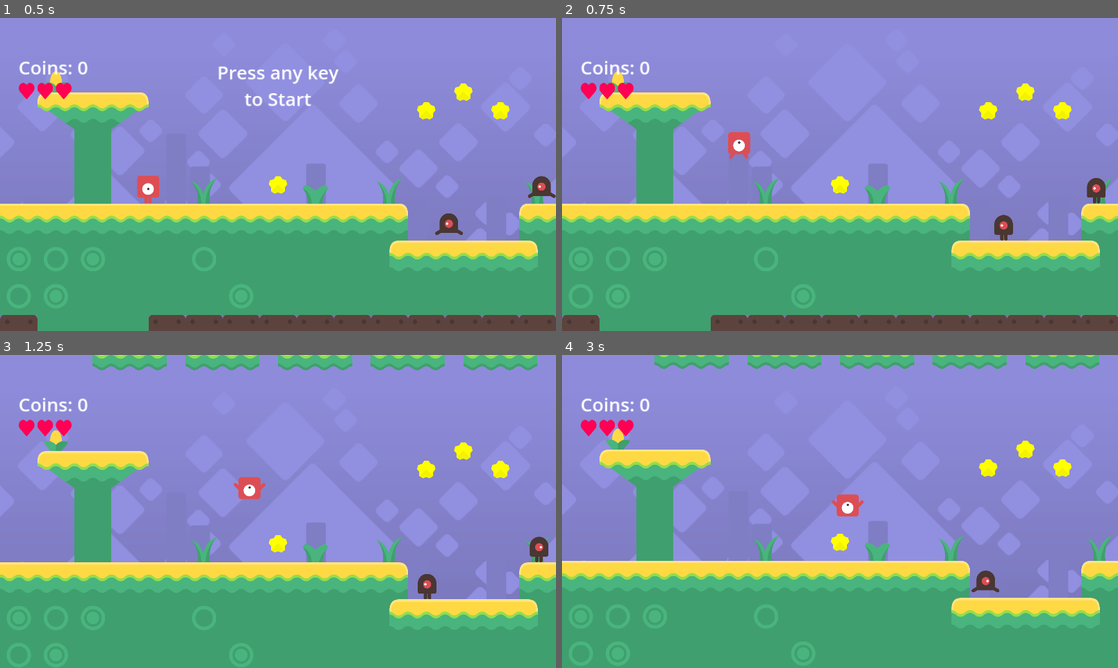
Above: before the commit, frames 1-4 (two rows, left to right).
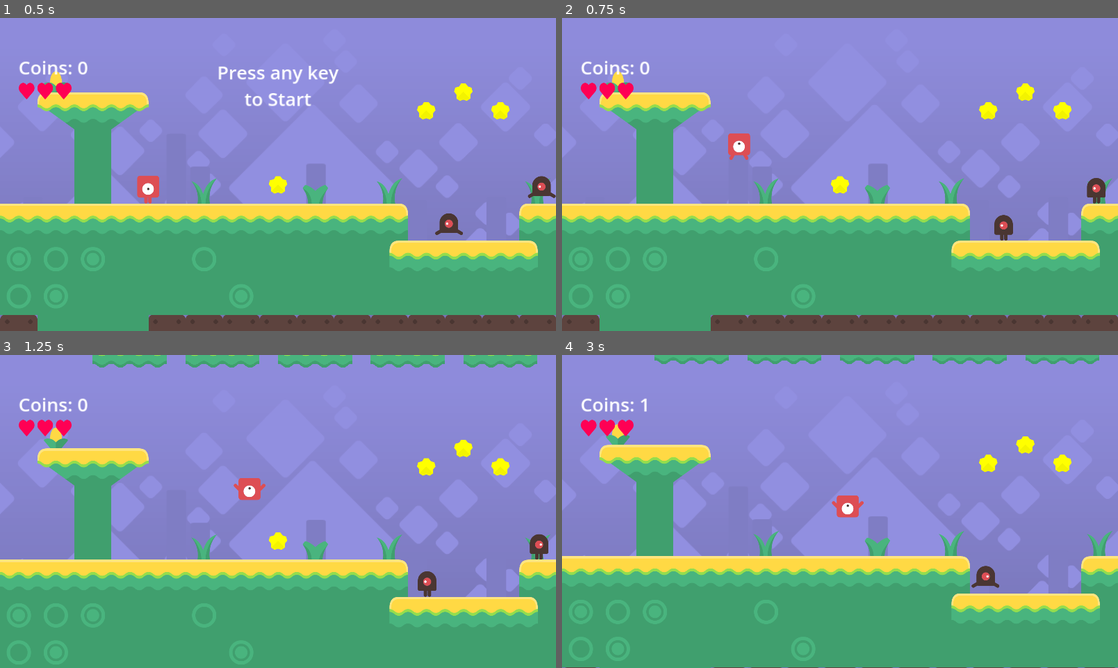
Above: after the commit, the same moments.

Repository: endlessm/moddable-platformer
Game: Godot game, scene res://main.tscn
Two runs of this game, one before a commit and one after it. Both use one fixed random seed, a clock stepped at 60 frames per second and the inputs below.
Inputs:
- Up to frame 1 (0.5 s): no input
- Up to frame 2 (0.75 s): tap Enter (ui_accept) at 0.5, 0.6 s; hold Right (ui_right) from 0.53 s (still down)
- Up to frame 3 (1.25 s): keep holding Right (ui_right); tap Enter (ui_accept) at 0.77, 1.07 s
- Up to frame 4 (3 s): tap Enter (ui_accept) at 1.35, 1.52, 1.82, 2.1, 2.85 s; release Right (ui_right) at 2.03 s; hold Left (ui_left) 2.03-2.78 s; hold Right (ui_right) from 2.78 s (still down)

Frame 1 is identical in both runs. In frame 2, less than 0.1% of the frame differs, in the area x 29-34%, y 36-46%; in frame 3, 6.4%; in frame 4, 9.3%, in the area x 0-100%, y 0-100%.

Commit message:
Player: Implement “coyote time”
It is common in platform games to allow the player a few frames' grace after
walking off the edge of a ledge where they can still jump as if they were still
standing on the ledge.

This technique is inspired by the MOVEMENT 2 demo available in the Asset
Library.

Diff:
--- a/scripts/player.gd
+++ b/scripts/player.gd
@@ -2,6 +2,7 @@
 extends CharacterBody2D
 
 const JUMP_CUT_FACTOR: float = 0.8
+const COYOTE_TIME_DURATION: float = 0.1
 
 ## Use this to change the sprite frames of your character.
 @export var sprite_frames: SpriteFrames = _initial_sprite_frames:
@@ -14,6 +15,9 @@
 ## How high does your character jump? Note that the gravity will
 ## be influenced by the [member GameLogic.gravity].
 @export_range(-1000, 1000, 10, "suffix:px/s") var jump_velocity = -880.0
+
+# If positive, the player is either on the ground, or left the ground less than this long ago
+var coyote_timer: float = 0
 
 # Get the gravity from the project settings to be synced with RigidBody nodes.
 var gravity = ProjectSettings.get_setting("physics/2d/default_gravity")
@@ -62,18 +66,22 @@
 	if Global.lives <= 0:
 		return
 
-	# Add the gravity.
-	if not is_on_floor():
-		velocity.y += gravity * delta
+	# Handle jump
+	if is_on_floor():
+		coyote_timer = COYOTE_TIME_DURATION
 
-	# Handle jump.
-	if Input.is_action_just_pressed("ui_accept") and is_on_floor():
+	if Input.is_action_just_pressed("ui_accept") and coyote_timer > 0:
 		velocity.y = jump_velocity
+		coyote_timer = 0
 
 	# Reduce velocity if the player lets go of the jump key before the apex.
 	# This allows controlling the height of the jump.
 	if Input.is_action_just_released("ui_accept") and velocity.y < 0:
 		velocity.y *= JUMP_CUT_FACTOR
+
+	# Add the gravity.
+	if coyote_timer <= 0:
+		velocity.y += gravity * delta
 
 	# Get the input direction and handle the movement/deceleration.
 	# As good practice, you should replace UI actions with custom gameplay actions.
@@ -97,10 +105,13 @@
 
 	move_and_slide()
 
+	coyote_timer -= delta
+
 
 func reset():
 	position = original_position
 	velocity = Vector2.ZERO
+	coyote_timer = 0
 
 
 func _on_lives_changed():
